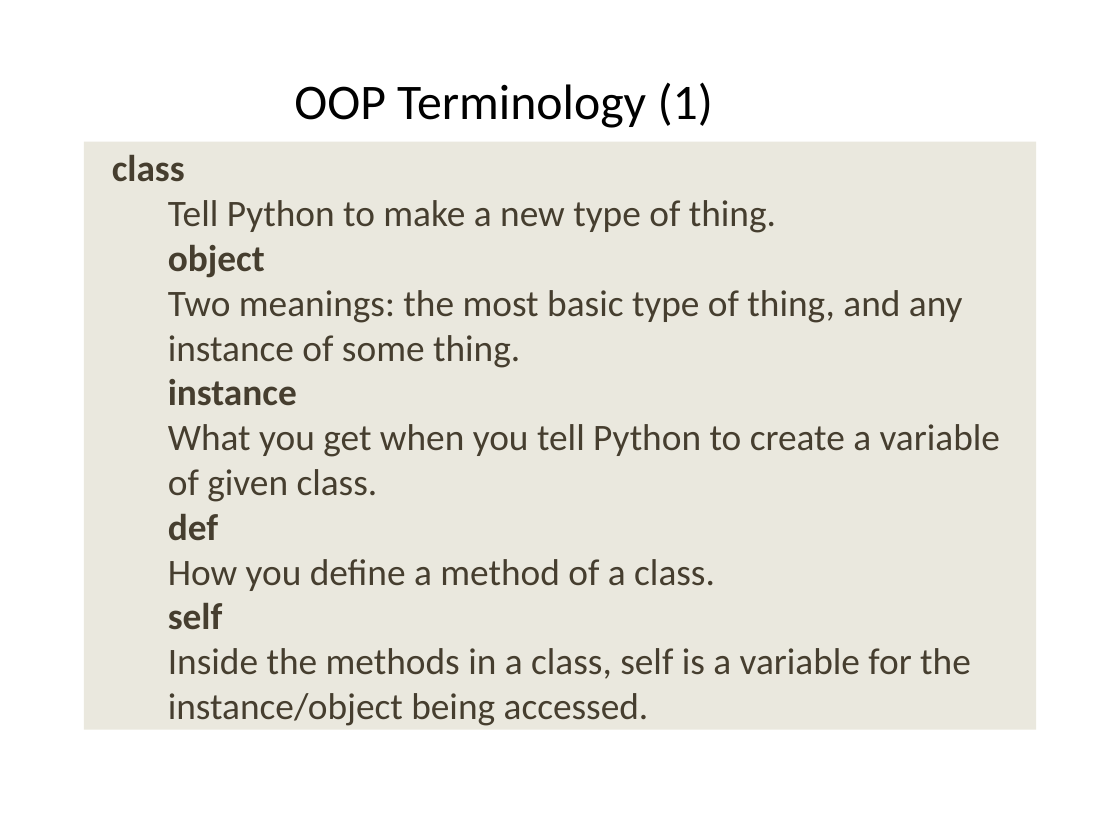
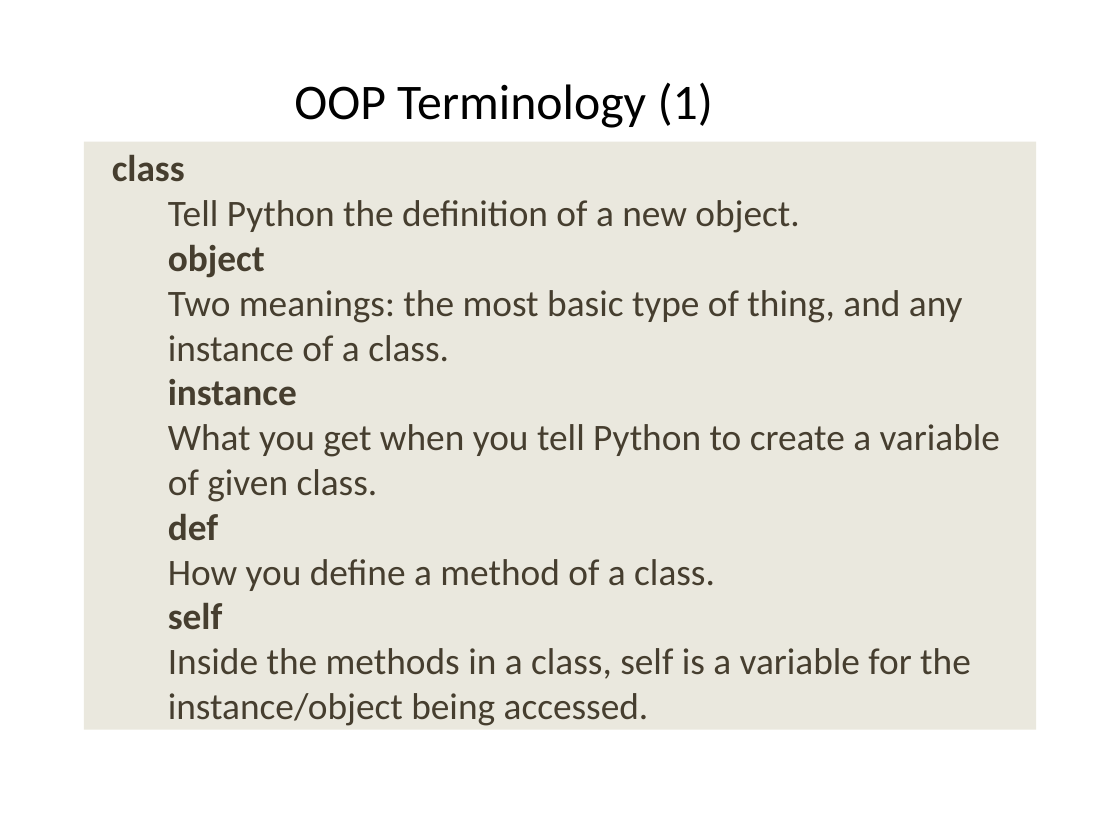
Before and after one commit to ncasuk/ncas-isc, a slide deck: slide 13 of python/presentations/learning_python/22_ceda-oop.pptx. Drawn at 1120x840 pixels with LibreOffice and Linux fonts; fonts in the diff are those of the drawing; background and template pictures are left out. Boxes give left, top, right and bottom in pixels: in the first picture for what was removed or moved away, otherwise in the second. Text is boxed around its words. In the diff, an @@ line names an element or a change of style, - is before the commit and + after.

```diff
--- a/python/presentations/learning_python/22_ceda-oop.pptx
+++ b/python/presentations/learning_python/22_ceda-oop.pptx
@@ text in rectangle at box(168, 200, 799, 233): text changed @@
-  Tell Python to make a new type of thing.
+  Tell Python the definition of a new object.
@@ text in rectangle at box(168, 290, 963, 362): text changed @@
-  Two meanings: the most basic type of thing, and any instance of some thing.
+  Two meanings: the most basic type of thing, and any instance of a class.
```
Also in this commit, not shown: 4 other slides changed, 27 slides added, 1 other file.
